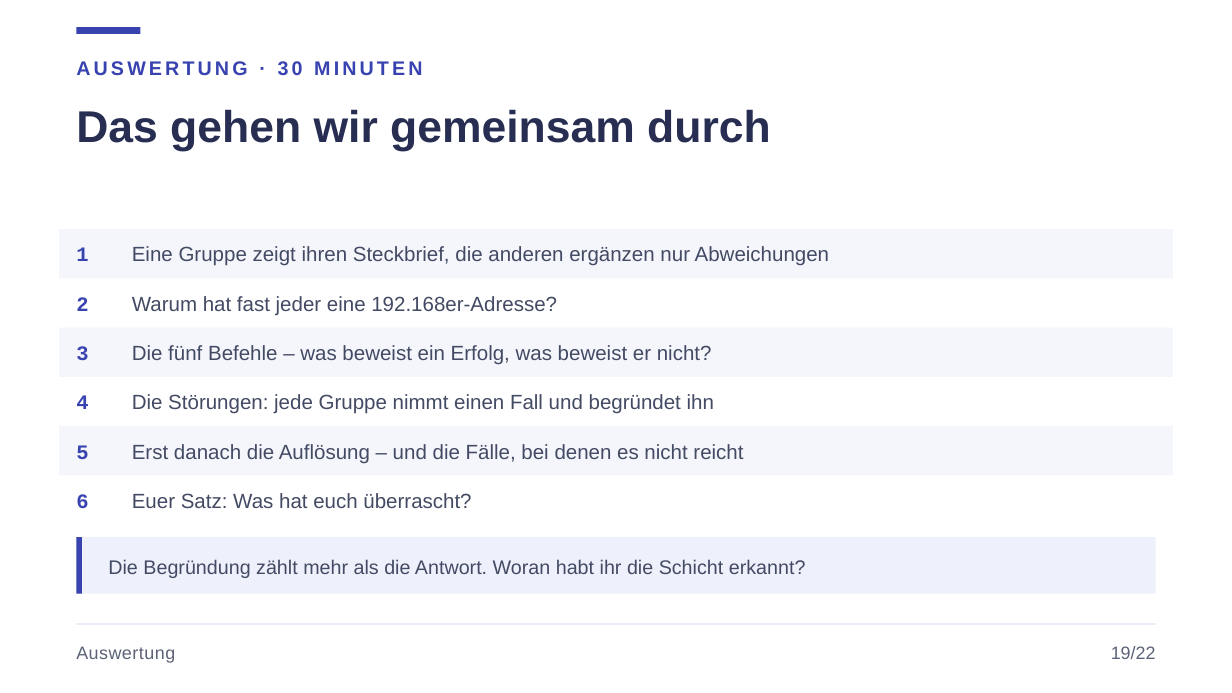
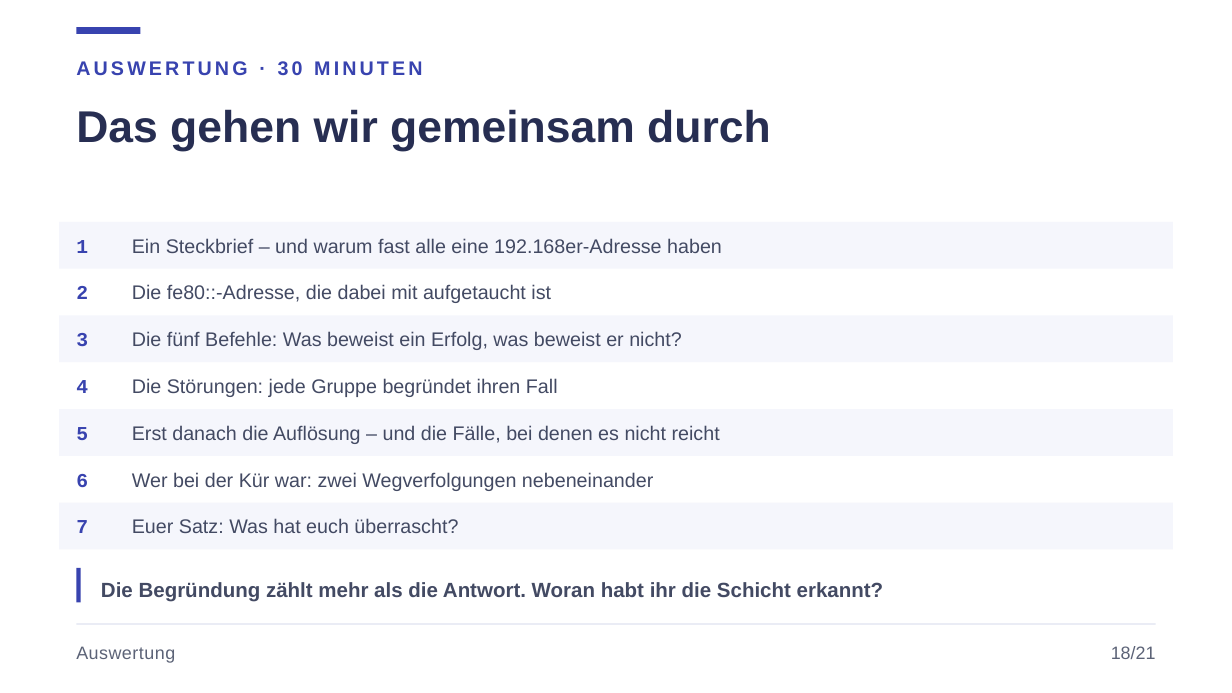
Before and after one commit to JacobMenge/kurs-unterlagen, a slide deck: slide 24 of folien/dist/01-netzwerke-grundlagen.pptx (slide 25 before the commit). Drawn at 1232x693 pixels with LibreOffice and Linux fonts; fonts in the diff are those of the drawing. Boxes give left, top, right and bottom in pixels: in the first picture for what was removed or moved away, otherwise in the second. Text is boxed around its words. In the diff, an @@ line names an element or a change of style, - is before the commit and + after.

```diff
--- a/folien/dist/01-netzwerke-grundlagen.pptx
+++ b/folien/dist/01-netzwerke-grundlagen.pptx
@@ rectangle: place and size @@
-rectangle at (59,229,1173,278)
+rectangle at (59,222,1173,269)
@@ text "1": place and size @@
-text "1" at (76,247,88,261)
+text "1" at (76,240,88,253)
@@ text at (132,238,722,253): text changed; size 12 to 11.5 pt @@
-Warum hat fast jeder eine 192.168er-Adresse?
+Ein Steckbrief – und warum fast alle eine 192.168er-Adresse haben
@@ text "2": place and size @@
-text "2" at (76,297,88,311)
+text "2" at (76,286,88,299)
@@ text removed at (132,246,829,266) @@
-Eine Gruppe zeigt ihren Steckbrief, die anderen ergänzen nur Abweichungen
@@ text added at (132,284,551,303), 11.5 pt, text #434A63 @@
+Die fe80::-Adresse, die dabei mit aufgetaucht ist
@@ text at (132,331,682,350): text changed; size 12 to 11.5 pt @@
-Die fünf Befehle – was beweist ein Erfolg, was beweist er nicht?
+Die fünf Befehle: Was beweist ein Erfolg, was beweist er nicht?
@@ text at (132,378,558,397): text changed; size 12 to 11.5 pt @@
-Die Störungen: jede Gruppe nimmt einen Fall und begründet ihn
+Die Störungen: jede Gruppe begründet ihren Fall
@@ 4 texts, 2 rectangles: place and size @@
-4 texts, 2 rectangles at (59,328,1173,476)
+4 texts, 2 rectangles at (59,315,1173,456)
@@ text "6": place and size @@
-text "6" at (76,494,88,508)
+text "6" at (76,474,88,487)
@@ text added at (132,472,653,491), 11.5 pt, text #434A63 @@
+Wer bei der Kür war: zwei Wegverfolgungen nebeneinander
@@ rectangle: place and size @@
-rectangle at (76,537,1156,594)
+rectangle at (59,503,1173,549)
@@ rectangle at (59,503,1173,549): fill #EEF0FB to #F5F6FC @@
@@ size 12 to 11.5 pt in 8 elements at (76,240,88,253), (76,286,88,299), (76,333,88,346), (132,425,720,444), (76,380,88,393), (76,427,88,440), (76,474,88,487), (132,518,458,533) @@
@@ text "Euer Satz: Was hat euch ...": place and size @@
-text "Euer Satz: Was hat euch ..." at (132,493,471,508)
+text "Euer Satz: Was hat euch ..." at (132,518,458,533)
@@ text added at (76,520,88,533), 11.5 pt, text #3843AF, bold @@
+7
@@ rectangle: place and size @@
-rectangle at (76,537,81,594)
+rectangle at (76,568,81,602)
@@ text "Die Begründung zählt mehr als ...": place and size @@
-text "Die Begründung zählt mehr als ..." at (108,559,806,578)
+text "Die Begründung zählt mehr als ..." at (101,582,884,601)
@@ text "Die Begründung zählt mehr als ..." at (101,582,884,601): size 11.5 to 12 pt, bold on; line spacing 0.92 to 1; vertical alignment top to middle @@
@@ text at (1111,646,1156,659): text changed @@
-19/22
+18/21
```
Also in this commit, not shown: 20 other slides changed, 1 slide removed, 4 other files.
